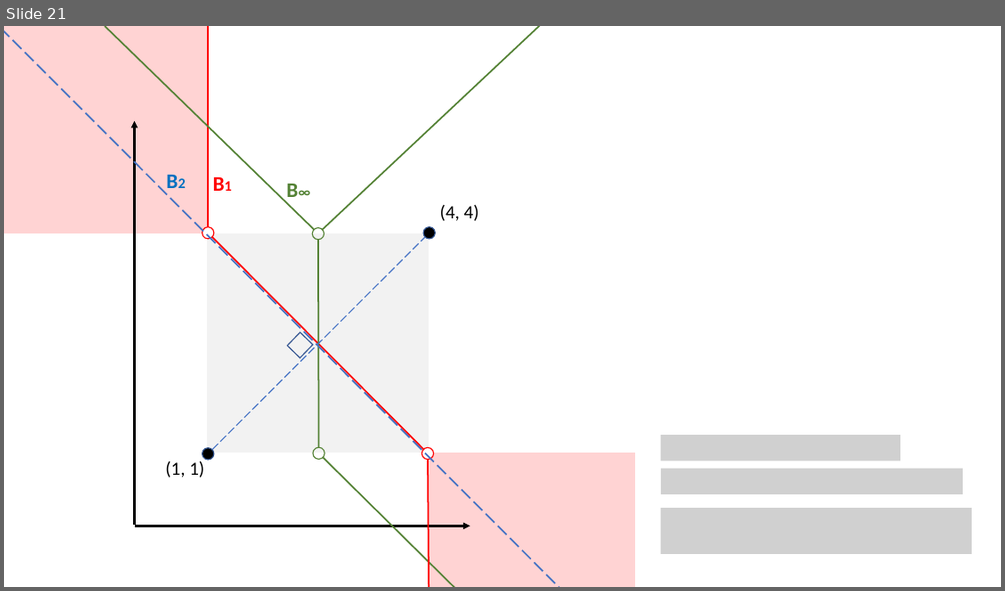
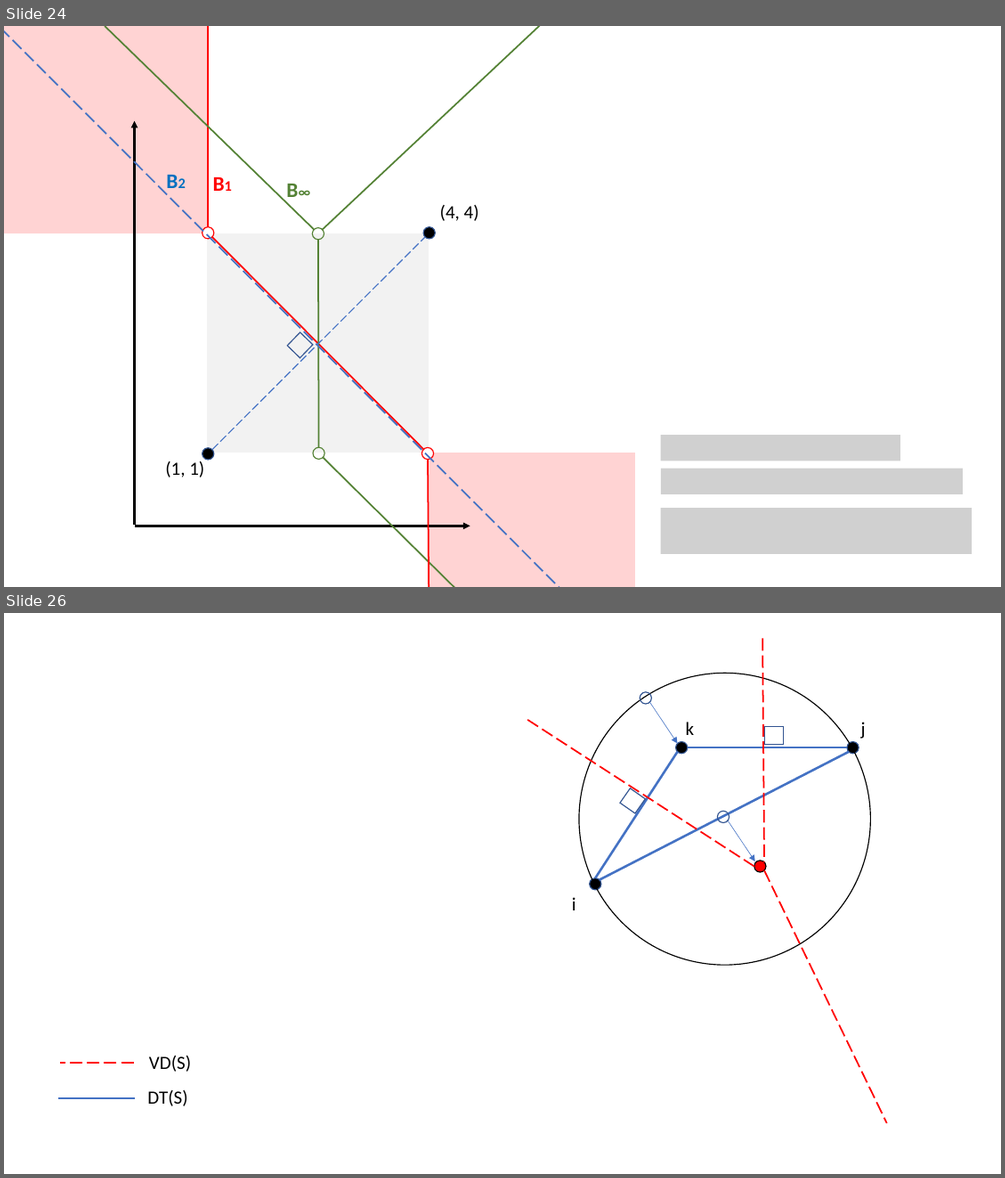
Before and after one commit to atrinh1996/CS163Fall2022, a slide deck: HW/HW4/images/hw4.pptx. Shown one above the other, each under a label of ours: slide 21 before the commit, slides 24 and 26 after it; the slides between them are not shown. The pictures are 1005x591 and 1005x1178 pixels, drawn with LibreOffice and Linux fonts; fonts in the diff are those of the drawing; grey boxes stand for pictures. Boxes give left, top, right and bottom in pixels: in the first picture for what was removed or moved away, otherwise in the second. Text is boxed around its words. In the diff, an @@ line names an element or a change of style, - is before the commit and + after.

```diff
--- a/HW/HW4/images/hw4.pptx
+++ b/HW/HW4/images/hw4.pptx
@@ slide 26 added at (x1=4, y1=613, x2=1001, y2=1174), background #FFFFFF @@
@@ line added from (762, 639) to (764, 862), #FF0000 1.5 pt dashed @@
@@ ellipse added at (x1=579, y1=673, x2=871, y2=965), outline #000000 1 pt @@
@@ ellipse added at (x1=639, y1=692, x2=652, y2=705), outline #325491 1 pt @@
@@ arrow added from (650, 702) to (678, 743), #4472C4 0.5 pt @@
@@ line added from (527, 720) to (754, 867), #FF0000 1.5 pt dashed @@
@@ ellipse added at (x1=676, y1=742, x2=688, y2=754), fill #000000, outline #325491 1 pt @@
@@ text added at (x1=686, y1=722, x2=695, y2=735), 18 pt, text #000000 @@
+k
@@ rectangle added at (x1=765, y1=727, x2=784, y2=745), outline #325491 1 pt @@
@@ ellipse added at (x1=847, y1=742, x2=858, y2=754), fill #000000, outline #325491 1 pt @@
@@ text added at (x1=861, y1=722, x2=866, y2=738), 18 pt, text #000000 @@
+j
@@ line added from (596, 877) to (678, 752), #4472C4 2.25 pt @@
@@ line added from (849, 752) to (599, 880), #4472C4 2.25 pt @@
@@ line added from (847, 747) to (688, 747), #4472C4 2.25 pt @@
@@ rectangle added at (x1=620, y1=788, x2=646, y2=813), outline #325491 1 pt @@
@@ ellipse added at (x1=718, y1=811, x2=729, y2=823), outline #325491 1 pt @@
@@ arrow added from (728, 820) to (755, 861), #4472C4 0.5 pt @@
@@ ellipse added at (x1=590, y1=877, x2=601, y2=890), fill #000000, outline #325491 1 pt @@
@@ ellipse added at (x1=754, y1=860, x2=766, y2=873), fill #FF0000, outline #000000 1 pt @@
@@ line added from (764, 870) to (887, 1123), #FF0000 1.5 pt dashed @@
@@ text added at (x1=572, y1=897, x2=576, y2=910), 18 pt, text #000000 @@
+i
@@ line added from (133, 1062) to (60, 1062), #FF0000 1.5 pt dashed @@
@@ text added at (x1=149, y1=1055, x2=191, y2=1071), 18 pt, text #000000 @@
+VD(S)
@@ text added at (x1=147, y1=1090, x2=187, y2=1106), 18 pt, text #000000 @@
+DT(S)
@@ line added from (57, 1098) to (134, 1098), #4472C4 2.25 pt @@
@@ what was slide 21 is now slide 24 @@
```
Also in this commit, not shown: 12 slides changed, 4 other slides added, 24 other files.
